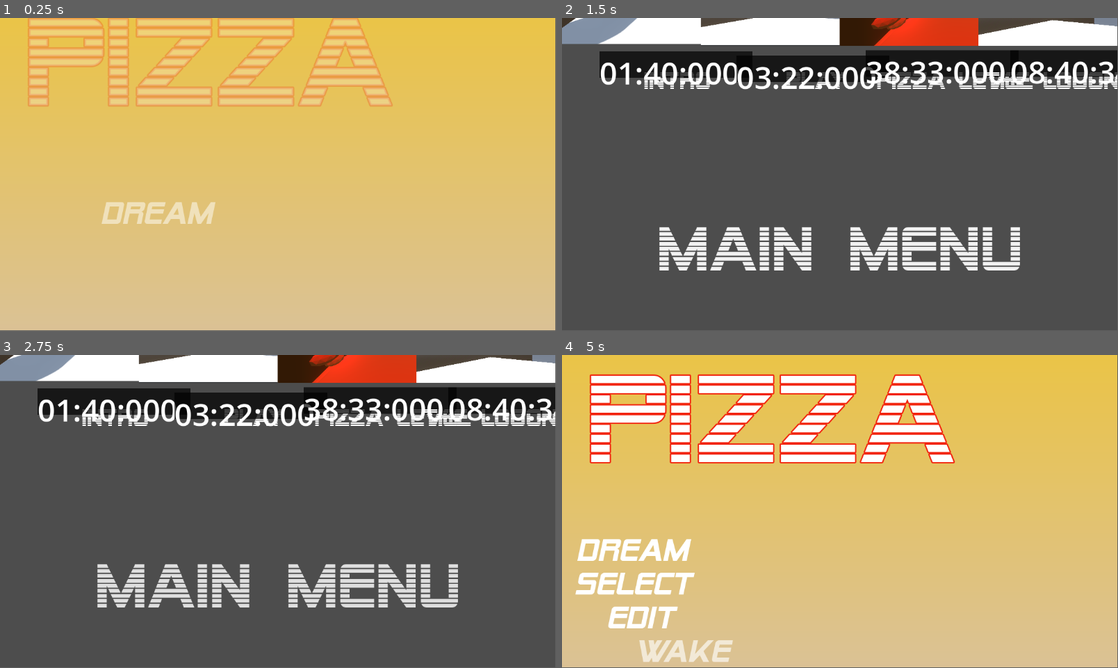
Above: before the commit, frames 1-4 (two rows, left to right).
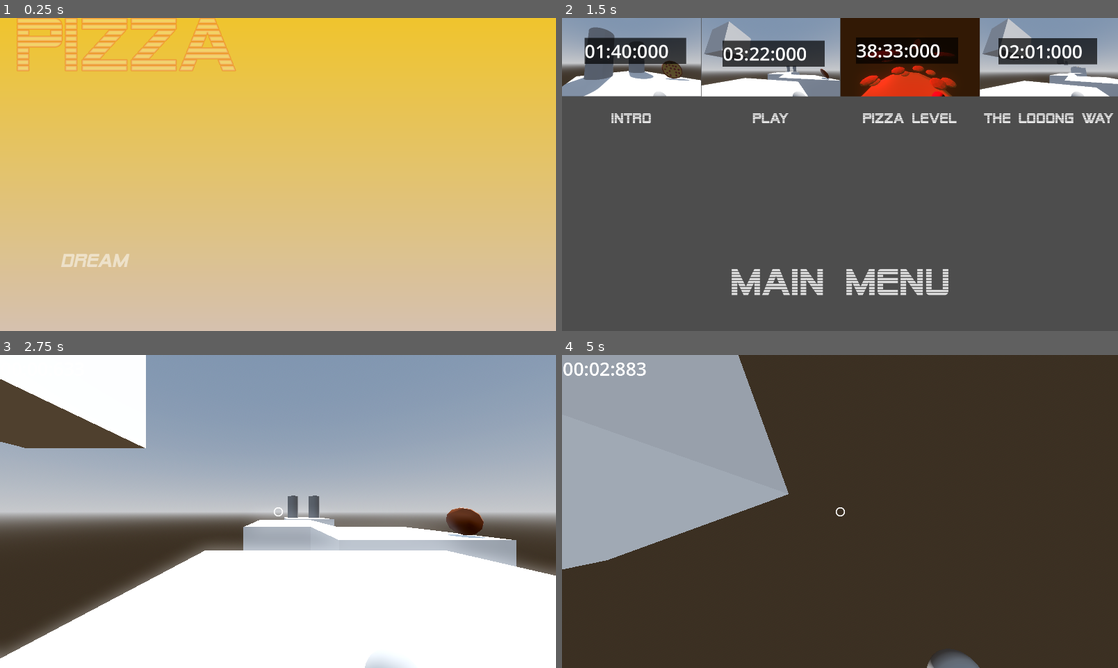
Above: after the commit, the same moments.

Repository: MattCharles/Dreams
Game: Godot game, scene res://Scenes/menu.tscn
Two runs of this game, one before a commit and one after it. Both use one fixed random seed, a clock stepped at 60 frames per second and the inputs below. Sound files missing from this copy of the repository are replaced by a short silence.
Inputs (mouse positions are in pixels of both pictures, inside the frame that each line leads up to):
- Up to frame 1 (0.25 s): no input
- Up to frame 2 (1.5 s): move the mouse to (962, 158) at 0.52 s; hold D (right) 0.53-1.25 s; tap E (grab) at 0.6 s; click (962, 158) at 0.67 s; tap Space (jump) at 0.77 s; click "Select" at 1.25 s
- Up to frame 3 (2.75 s): click (211, 395) at 2.02 s
- Up to frame 4 (5 s): click (840, 589) at 2.75 s, where only the run before the commit has a clickable "Main Menu"; move the mouse to (728, 527) at 3.52 s; hold S (back) 3.53-4.28 s; click (728, 527) at 3.6 s; tap Space (jump) at 3.77 s; move the mouse to (895, 442) at 4.27 s; hold D (right) from 4.28 s (still down); hold Shift (sprint) from 4.28 s (still down)
In our replay, the window is 799x449 before the commit and 800x450 after it. These sizes can differ from the game's own. Grey fills any space a smaller window leaves; there, only what the larger window draws over its background counts as a difference.

The runs differ from the first frame. In frame 1, 17% of the frame differs, in the area x 0-100%, y 0-100%; in frame 2, 29%; in frame 3, 95%; in frame 4, 100%.

Commit message:
Fixed level select layout

Diff:
--- a/Scenes/LevelSelect.gd
+++ b/Scenes/LevelSelect.gd
@@ -26,3 +26,15 @@
 
 func _on_main_menu_pressed():
 	get_tree().change_scene_to_file("res://Scenes/menu.tscn") # Replace with function body.
+
+
+func _on_level_2_button_pressed():
+	get_tree().change_scene_to_packed(levels[1])
+
+
+func _on_level_3_button_pressed():
+	get_tree().change_scene_to_packed(levels[2])
+
+
+func _on_level_4_button_pressed():
+	get_tree().change_scene_to_packed(levels[3])
--- a/Scenes/LevelSelect.tscn
+++ b/Scenes/LevelSelect.tscn
@@ -35,7 +35,6 @@
 anchor_bottom = 1.0
 grow_horizontal = 2
 grow_vertical = 2
-theme_override_constants/separation = 0
 alignment = 1
 
 [node name="Level1" type="Control" parent="HBoxContainer"]
@@ -54,6 +53,7 @@
 grow_vertical = 2
 scale = Vector2(0.25, 0.25)
 texture_normal = ExtResource("3_yrjoo")
+ignore_texture_size = true
 stretch_mode = 0
 
 [node name="Level1Label" type="Label" parent="HBoxContainer/Level1"]
@@ -75,10 +75,14 @@
 
 [node name="SpeedrunTimer" parent="HBoxContainer/Level1" instance=ExtResource("4_mybxu")]
 layout_mode = 1
-offset_left = 78.0
-offset_top = 69.0
-offset_right = 343.4
-offset_bottom = 71.52
+anchor_left = 0.164
+anchor_top = 0.064
+anchor_right = 0.9
+anchor_bottom = 0.147
+offset_left = -0.228004
+offset_top = -0.120003
+offset_right = -0.0400085
+offset_bottom = 0.240005
 
 [node name="ColorRect" type="ColorRect" parent="HBoxContainer/Level1/SpeedrunTimer"]
 show_behind_parent = true
@@ -101,9 +105,9 @@
 anchors_preset = 4
 anchor_top = 0.5
 anchor_bottom = 0.5
-offset_top = -536.5
+offset_top = -540.0
 offset_right = 1920.0
-offset_bottom = 543.5
+offset_bottom = 543.0
 grow_vertical = 2
 scale = Vector2(0.25, 0.25)
 texture_normal = ExtResource("5_7xt6d")
@@ -128,10 +132,14 @@
 
 [node name="SpeedrunTimer" parent="HBoxContainer/Level2" instance=ExtResource("4_mybxu")]
 layout_mode = 1
-offset_left = 74.0
-offset_top = 78.0
-offset_right = 339.4
-offset_bottom = 80.52
+anchor_left = 0.155
+anchor_top = 0.072
+anchor_right = 0.892
+anchor_bottom = 0.156
+offset_left = 0.0650024
+offset_top = 0.239998
+offset_right = -0.223999
+offset_bottom = -0.480011
 
 [node name="ColorRect2" type="ColorRect" parent="HBoxContainer/Level2/SpeedrunTimer"]
 show_behind_parent = true
@@ -154,9 +162,9 @@
 anchors_preset = 4
 anchor_top = 0.5
 anchor_bottom = 0.5
-offset_top = -536.5
+offset_top = -540.0
 offset_right = 1920.0
-offset_bottom = 543.5
+offset_bottom = 540.0
 grow_vertical = 2
 scale = Vector2(0.25, 0.25)
 texture_normal = ExtResource("1_6e1d4")
@@ -182,10 +190,14 @@
 
 [node name="SpeedrunTimer" parent="HBoxContainer/Level3" instance=ExtResource("4_mybxu")]
 layout_mode = 1
-offset_left = 54.0
-offset_top = 67.0
-offset_right = 319.4
-offset_bottom = 69.52
+anchor_left = 0.113
+anchor_top = 0.062
+anchor_right = 0.85
+anchor_bottom = 0.145
+offset_left = 0.098999
+offset_top = 0.0399933
+offset_right = -0.190002
+offset_bottom = 0.399994
 
 [node name="ColorRect3" type="ColorRect" parent="HBoxContainer/Level3/SpeedrunTimer"]
 show_behind_parent = true
@@ -205,13 +217,12 @@
 
 [node name="Level4Button" type="TextureButton" parent="HBoxContainer/Level4"]
 layout_mode = 1
-anchors_preset = 4
-anchor_top = 0.5
-anchor_bottom = 0.5
-offset_top = -536.5
-offset_right = 1920.0
-offset_bottom = 543.5
-grow_vertical = 2
+anchors_preset = -1
+anchor_right = 1.0
+anchor_bottom = 0.25
+offset_right = 1443.0
+offset_bottom = 810.0
+grow_horizontal = 2
 scale = Vector2(0.25, 0.25)
 texture_normal = ExtResource("7_fkvst")
 stretch_mode = 0
@@ -235,20 +246,26 @@
 vertical_alignment = 1
 
 [node name="SpeedrunTimer" parent="HBoxContainer/Level4" instance=ExtResource("4_mybxu")]
-layout_mode = 1
-offset_left = 66.0
-offset_top = 67.0
-offset_right = 331.4
-offset_bottom = 69.52
+custom_minimum_size = Vector2(0, 20)
+layout_mode = 1
+anchor_left = 0.134172
+anchor_top = 0.0648148
+anchor_right = 0.849208
+anchor_bottom = 0.142074
+offset_right = -0.0720215
+offset_bottom = -0.440002
+grow_vertical = 1
+metadata/_edit_use_anchors_ = true
 
 [node name="ColorRect4" type="ColorRect" parent="HBoxContainer/Level4/SpeedrunTimer"]
 show_behind_parent = true
 layout_mode = 1
-anchors_preset = 15
-anchor_right = 1.0
-anchor_bottom = 1.0
-grow_horizontal = 2
-grow_vertical = 2
+anchors_preset = -1
+anchor_right = 1.0
+anchor_bottom = 1.084
+offset_bottom = 0.0279922
+grow_horizontal = 2
+grow_vertical = 0
 mouse_filter = 2
 color = Color(0, 0, 0, 0.698039)
 
@@ -284,4 +301,7 @@
 color = Color(0, 0, 0, 0.870588)
 
 [connection signal="pressed" from="HBoxContainer/Level1/Level1Button" to="." method="_on_pizza_level_button_pressed"]
+[connection signal="pressed" from="HBoxContainer/Level2/Level2Button" to="." method="_on_level_2_button_pressed"]
+[connection signal="pressed" from="HBoxContainer/Level3/Level3Button" to="." method="_on_level_3_button_pressed"]
+[connection signal="pressed" from="HBoxContainer/Level4/Level4Button" to="." method="_on_level_4_button_pressed"]
 [connection signal="pressed" from="MainMenu" to="." method="_on_main_menu_pressed"]
--- a/Scripts/game_data.gd
+++ b/Scripts/game_data.gd
@@ -4,4 +4,4 @@
 var steps_sound := false
 var current_level := 0
 
-var level_times := [0, 100, 202, 2313, 1231231234]
+var level_times := [0, 100, 202, 2313, 121]
--- a/project.godot
+++ b/project.godot
@@ -21,7 +21,11 @@
 
 [display]
 
+window/size/viewport_width=1920
+window/size/viewport_height=1080
 mouse_cursor/custom_image="res://Assets/2d/tinierpizzaslice_1.png"
+window/stretch/mode="viewport"
+window/stretch/aspect="ignore"
 
 [input]
 
Not shown: 1 places in Scenes/LevelSelect.tscn that only renumber resources
Not shown: 1 places in Scenes/intro.tscn that only renumber resources
Not shown: 1 places in Scenes/maaaaaaaaaaaaaaaaaaaaaaaatttest.tscn that only renumber resources
Not shown: 1 places in Scenes/matttest.tscn that only renumber resources
Not shown: 1 places in Scenes/pizza_level.tscn that only renumber resources
Not shown: 1 places in Scenes/rtest.tscn that only renumber resources
Not shown: 1 places in Scenes/test/ryantest1.tscn that only renumber resources
